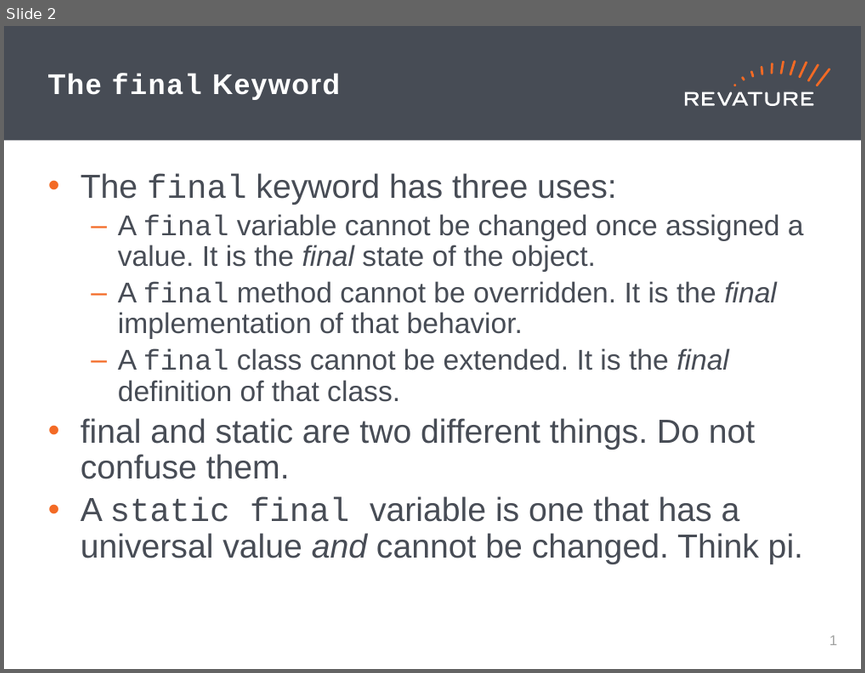
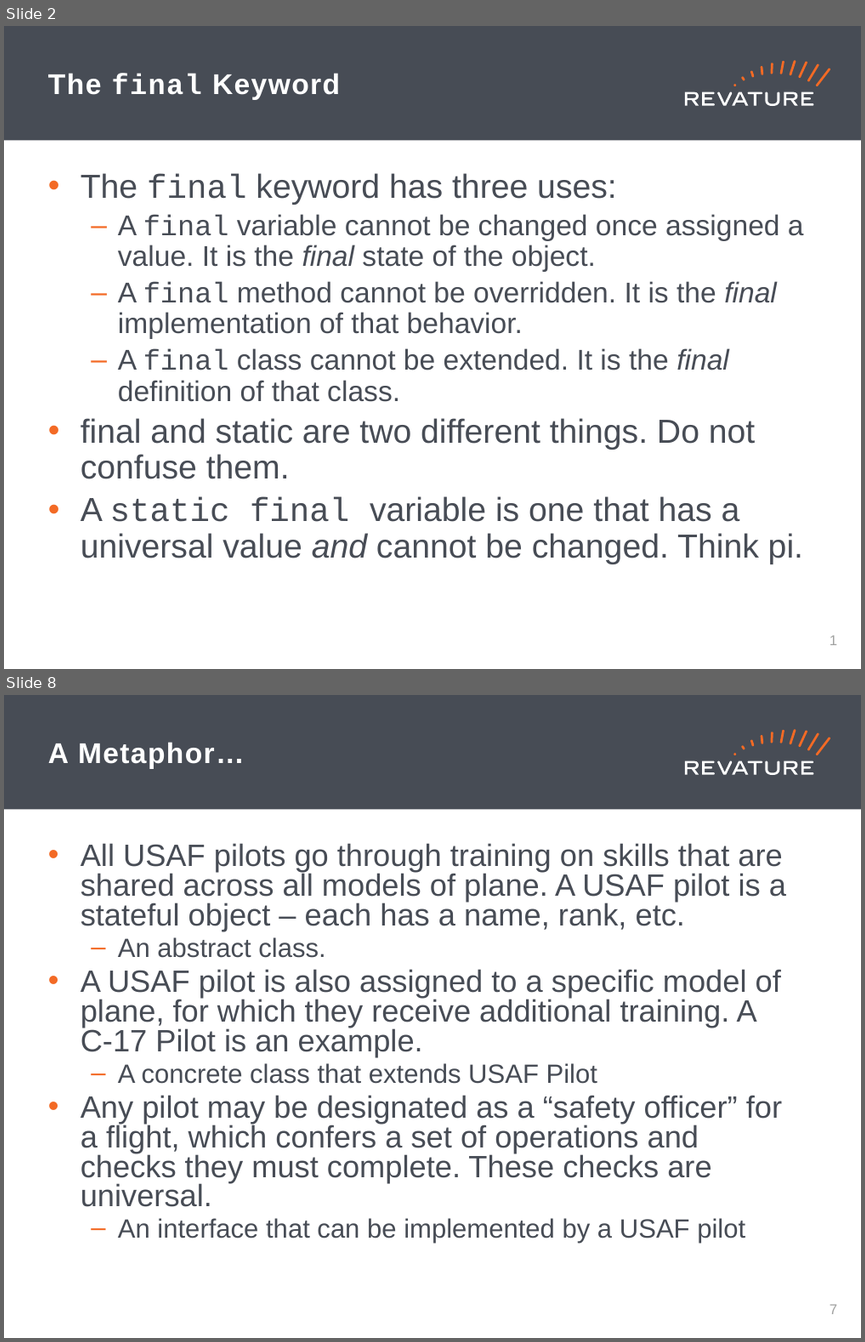
Before and after one commit to brynportella/RAP-210308, a slide deck: PPT/Day_14.pptx. Shown one above the other, each under a label of ours: slide 2 before the commit, slides 2 and 8 after it; the slides between them are not shown. The pictures are 865x673 and 865x1342 pixels, drawn with LibreOffice and Linux fonts; fonts in the diff are those of the drawing. Boxes give left, top, right and bottom in pixels: in the first picture for what was removed or moved away, otherwise in the second. Text is boxed around its words. In the diff, an @@ line names an element or a change of style, - is before the commit and + after.

```diff
--- a/PPT/Day_14.pptx
+++ b/PPT/Day_14.pptx
@@ slide 8 added at (x1=4, y1=695, x2=861, y2=1338), background #FFFFFF; not listed: 19 template elements that a slide beside it also shows @@
@@ title added at (x1=48, y1=742, x2=245, y2=769), 24 pt, text #FFFFFF, bold @@
+A Metaphor…
@@ text added at (x1=80, y1=843, x2=786, y2=1243), 25.9 pt, text #474C55 @@
+• All USAF pilots go through training on skills that are shared across all models of plane. A USAF pilot is a stateful object – each has a name, rank, etc.
+  – An abstract class.
+• A USAF pilot is also assigned to a specific model of plane, for which they receive additional training. A C-17 Pilot is an example.
+  – A concrete class that extends USAF Pilot
+• Any pilot may be designated as a “safety officer” for a flight, which confers a set of operations and checks they must complete. These checks are universal.
+  – An interface that can be implemented by a USAF pilot
@@ page number added at (x1=829, y1=1304, x2=837, y2=1314), 12 pt, text #A0A1A0 @@
+7
```
Also in this commit, not shown: 10 other slides added, 13 other files.
